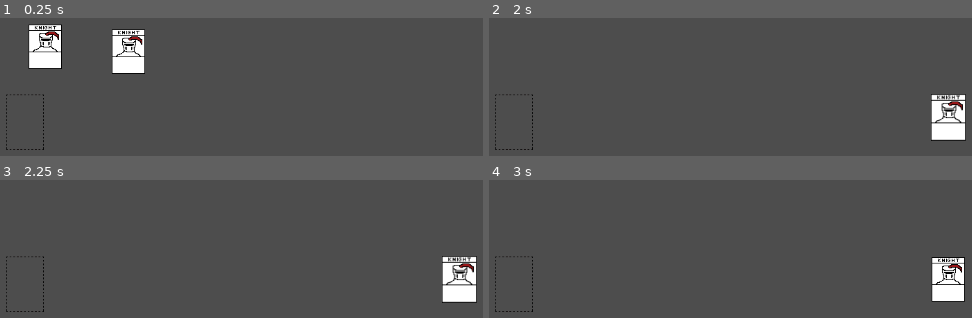
Above: before the commit, frames 1-4 (two rows, left to right).
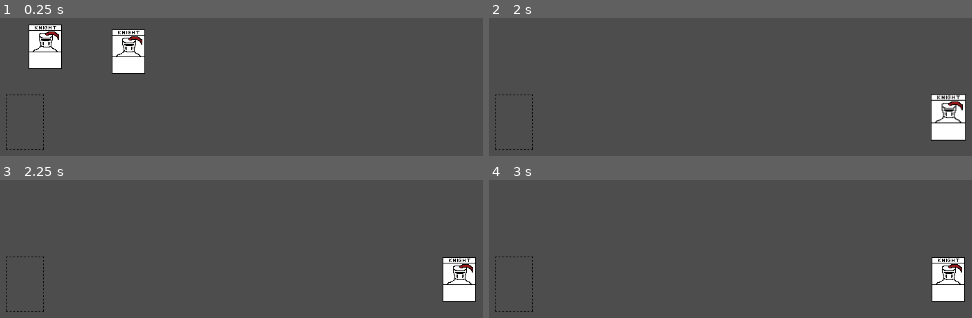
Above: after the commit, the same moments.

Repository: HeavensDivide/Card-Game
Game: Godot game, scene res://Main.tscn
Same seed, same stepped clock (60 frames per second), same inputs: the game is played once before the commit and once after it.
Inputs (mouse positions are in pixels of both pictures, inside the frame that each line leads up to):
- Up to frame 1 (0.25 s): no input
- Up to frame 2 (2 s): tap Enter at 0.5 s; drag from (532, 46) to (947, 117) at 0.52 s; tap Space at 1.25 s; drag from (619, 51) to (947, 117) at 1.27 s
- Up to frame 3 (2.25 s): move the mouse to (458, 279) at 2.02 s; click (458, 279) at 2.17 s
- Up to frame 4 (3 s): tap Enter at 2.75 s; drag from (outside the picture) to (947, 279) at 2.77 s

Frames 1-2 are identical in both runs. In frame 3, 0.9% of the frame differs, in the area x 91-99%, y 55-90%; in frame 4, nothing differs.

Commit message:
Update CardManager.gd

Diff:
--- a/CardManager.gd
+++ b/CardManager.gd
@@ -1,6 +1,7 @@
 extends Node2D
 
 const COLLISION_MASK_CARD = 1
+const COLLISION_MASK_CARD_SLOT = 2
 
 var screen_size
 var card_being_dragged
@@ -65,6 +66,19 @@
 		card.scale = Vector2(1, 1)
 		card.z_index = 1
 
+
+func raycast_check_for_card_slot():
+	var space_state = get_world_2d().direct_space_state
+	var parameters = PhysicsPointQueryParameters2D.new()
+	parameters.position = get_global_mouse_position()
+	parameters.collide_with_areas = true
+	parameters.collision_mask = COLLISION_MASK_CARD_SLOT
+	var result = space_state.intersect_point(parameters)
+	if result.size() > 0:
+		return result[0].collider.get_parent()
+	return null
+
+
 func raycast_check_for_card():
 	var space_state = get_world_2d().direct_space_state
 	var parameters = PhysicsPointQueryParameters2D.new()
@@ -73,7 +87,7 @@
 	parameters.collision_mask = COLLISION_MASK_CARD
 	var result = space_state.intersect_point(parameters)
 	if result.size() > 0:
-		return result[0].collider.get_parent()
+		return get_card_with_highest_z_index(result)
 	return null
 
 
